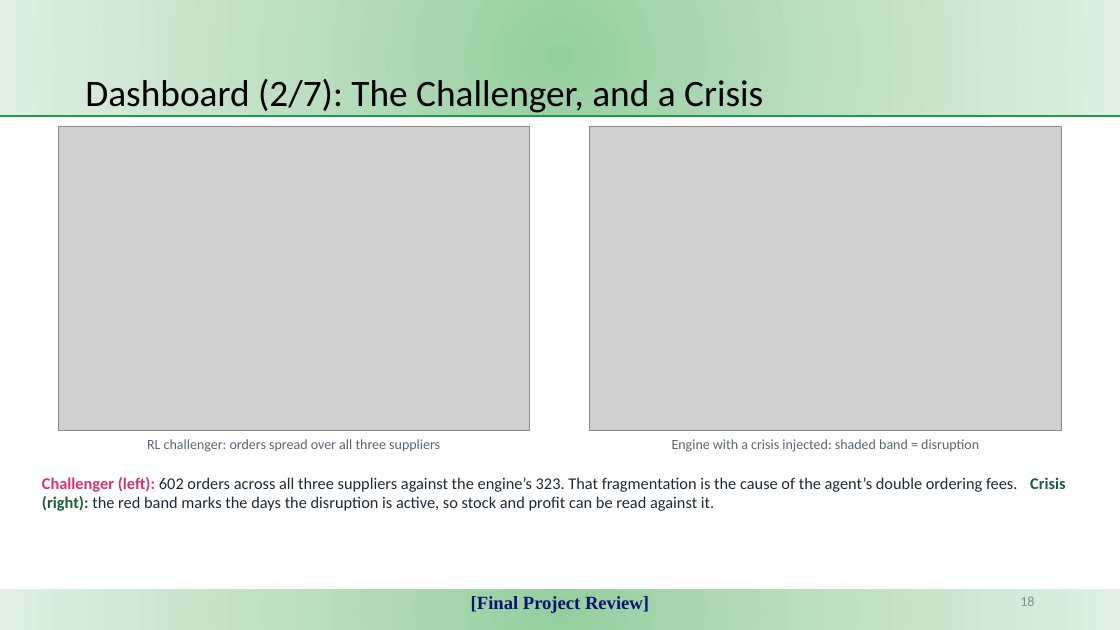
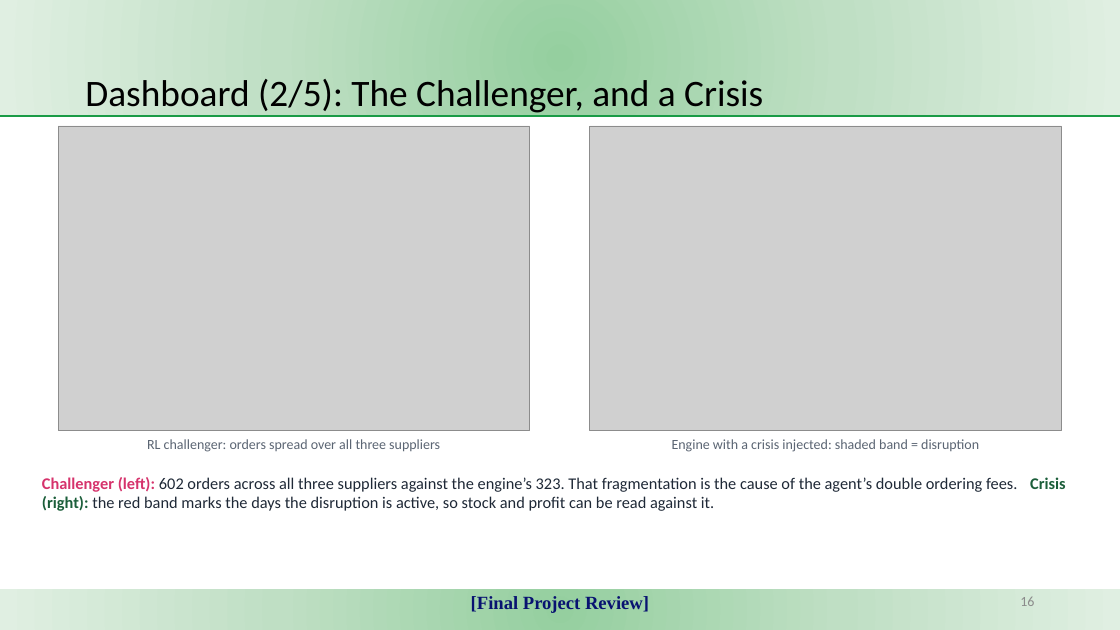
Before and after one commit to KJSK-Koushik/Supply-AI-RL-Explainable-supply-chain-Optimisation, a slide deck: slide 16 of reports/SupplyAI-RL_Final_Project_Review.pptx (slide 18 before the commit). Drawn at 1120x630 pixels with LibreOffice and Linux fonts; fonts in the diff are those of the drawing; grey boxes stand for pictures. Boxes give left, top, right and bottom in pixels: in the first picture for what was removed or moved away, otherwise in the second. Text is boxed around its words. In the diff, an @@ line names an element or a change of style, - is before the commit and + after.

```diff
--- a/reports/SupplyAI-RL_Final_Project_Review.pptx
+++ b/reports/SupplyAI-RL_Final_Project_Review.pptx
@@ title at bbox=[85, 79, 763, 116]: text changed @@
-Dashboard (2/7): The Challenger, and a Crisis
+Dashboard (2/5): The Challenger, and a Crisis
```
Also in this commit, not shown: 6 other slides changed, 4 slides removed, 3 other files.
